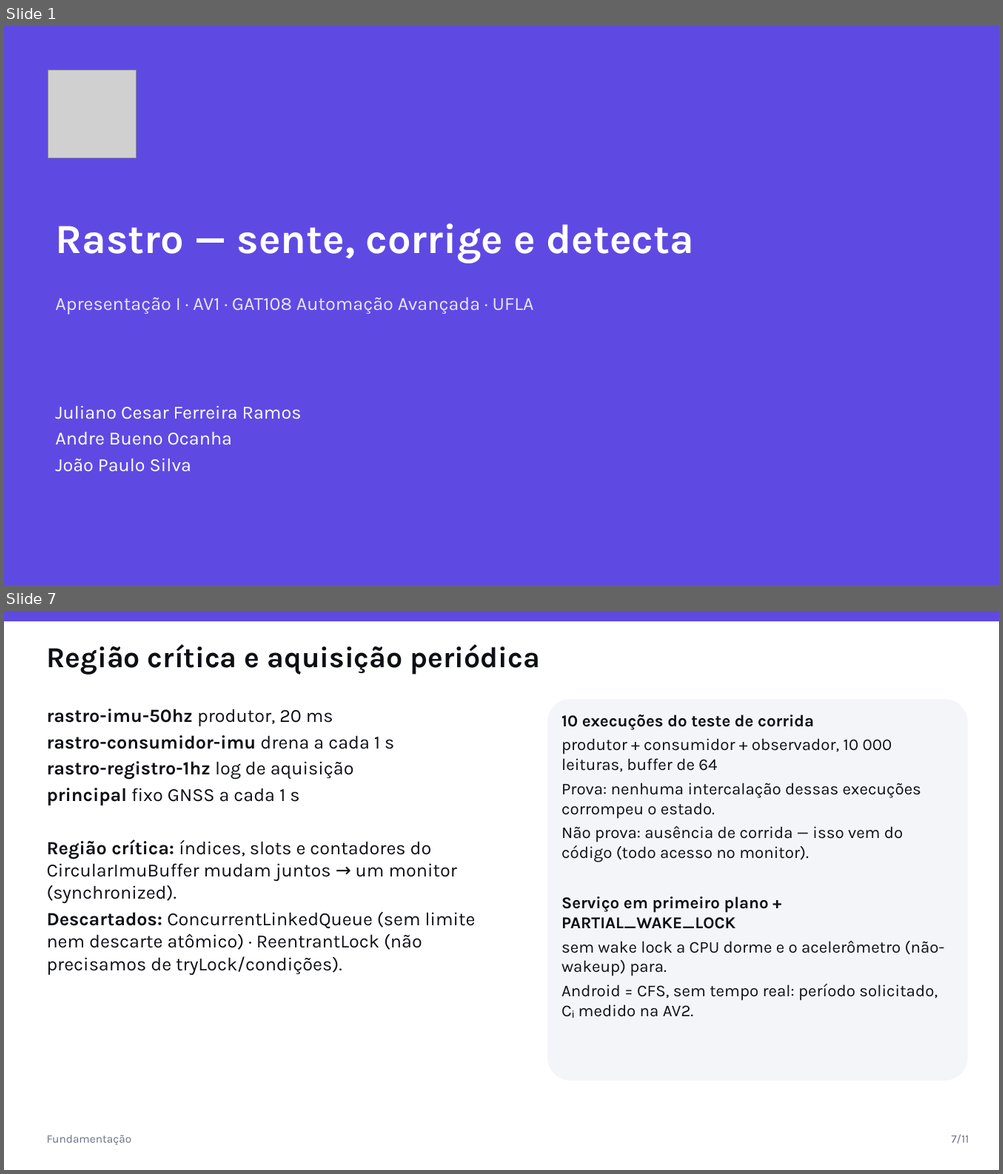
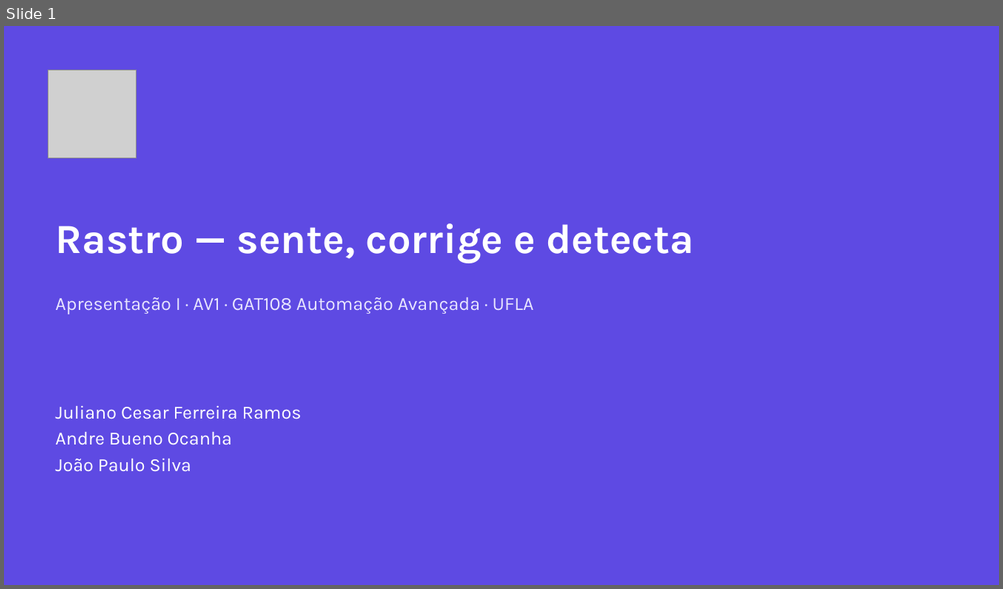
Before and after one commit to AlphaFNTZ/rastro, a slide deck: docs/presentations/apresentacao_I_AV1.pptx. Shown one above the other, each under a label of ours: slides 1 and 7 before the commit, slide 1 after it; the slides between them are not shown. The pictures are 1003x1174 and 1003x589 pixels, drawn with LibreOffice and Linux fonts; fonts in the diff are those of the drawing; grey boxes stand for pictures. Boxes give left, top, right and bottom in pixels: in the first picture for what was removed or moved away, otherwise in the second. Text is boxed around its words. In the diff, an @@ line names an element or a change of style, - is before the commit and + after.

```diff
--- a/docs/presentations/apresentacao_I_AV1.pptx
+++ b/docs/presentations/apresentacao_I_AV1.pptx
@@ slide 7 removed at (4, 611, 999, 1170), background #FFFFFF @@
@@ rectangle removed at (4, 611, 999, 621) @@
@@ text removed at (47, 644, 540, 675) @@
-Região crítica e aquisição periódica
@@ rounded rectangle removed at (547, 699, 967, 1081) @@
-10 execuções do teste de corrida
-produtor + consumidor + observador, 10 000 leituras, buffer de 64
-Prova: nenhuma intercalação dessas execuções corrompeu o estado.
-Não prova: ausência de corrida — isso vem do código (todo acesso no monitor).
-Serviço em primeiro plano + PARTIAL_WAKE_LOCK
-sem wake lock a CPU dorme e o acelerômetro (não-wakeup) para.
-Android = CFS, sem tempo real: período solicitado, Cᵢ medido na AV2.
@@ text removed at (47, 709, 475, 975) @@
-rastro-imu-50hz produtor, 20 ms
-rastro-consumidor-imu drena a cada 1 s
-rastro-registro-1hz log de aquisição
-principal fixo GNSS a cada 1 s
-Região crítica: índices, slots e contadores do CircularImuBuffer mudam juntos → um monitor (synchronized).
-Descartados: ConcurrentLinkedQueue (sem limite nem descarte atômico) · ReentrantLock (não precisamos de tryLock/condições).
@@ text removed at (47, 1135, 132, 1145) @@
-Fundamentação
@@ text removed at (951, 1135, 969, 1144) @@
-7/11
```
Also in this commit, not shown: 7 slides changed, 3 slides added, 2 other slides removed, 1 other file.
